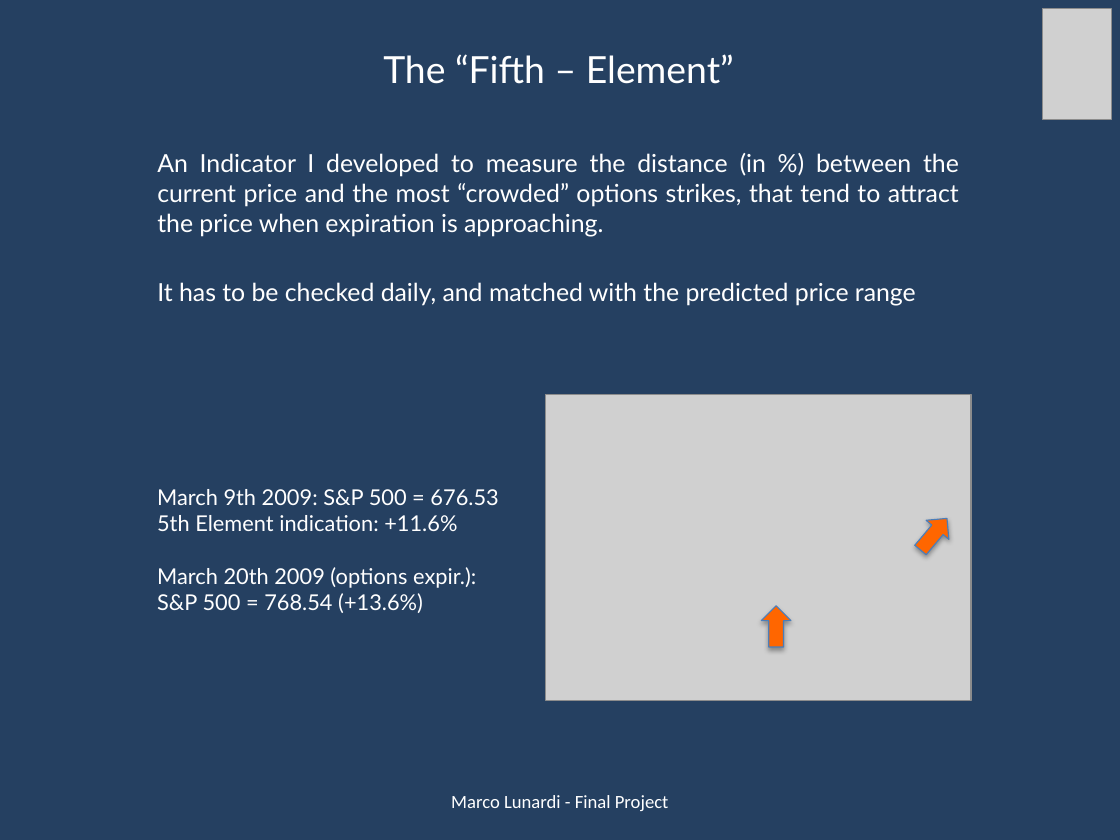
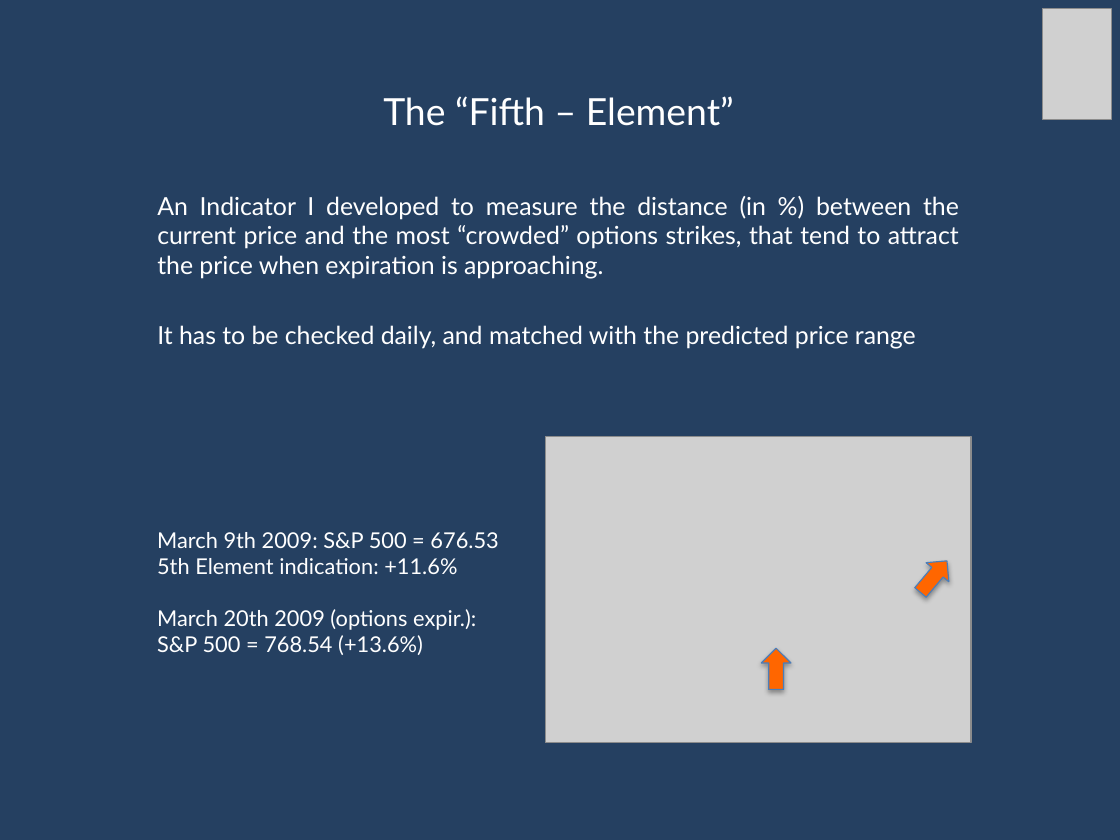
Before and after one commit to marcolunardi/metis, a slide deck: slide 6 of final_project/Metis Kojak.pptx. Drawn at 1120x840 pixels with LibreOffice and Linux fonts; fonts in the diff are those of the drawing; grey boxes stand for pictures. Boxes give left, top, right and bottom in pixels: in the first picture for what was removed or moved away, otherwise in the second. Text is boxed around its words. In the diff, an @@ line names an element or a change of style, - is before the commit and + after.

```diff
--- a/final_project/Metis Kojak.pptx
+++ b/final_project/Metis Kojak.pptx
@@ 2 texts, 1 picture: place and size @@
-2 texts, 1 picture at [157, 54, 971, 700]
+2 texts, 1 picture at [157, 96, 971, 743]
@@ up arrow: place and size @@
-up arrow at [909, 509, 958, 560]
+up arrow at [909, 551, 958, 602]
@@ up arrow: place and size @@
-up arrow at [762, 606, 792, 647]
+up arrow at [762, 648, 792, 690]
@@ text removed at [451, 795, 668, 811] @@
-Marco Lunardi - Final Project
```
Also in this commit, not shown: 8 other slides changed, 7 other files.
